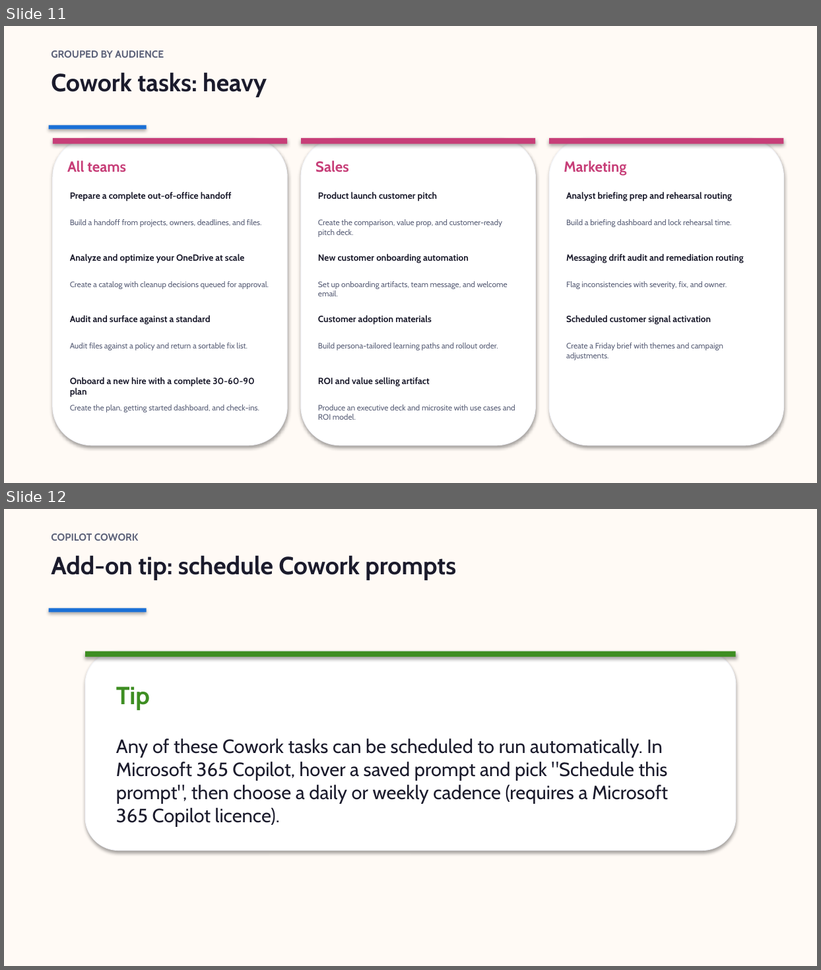
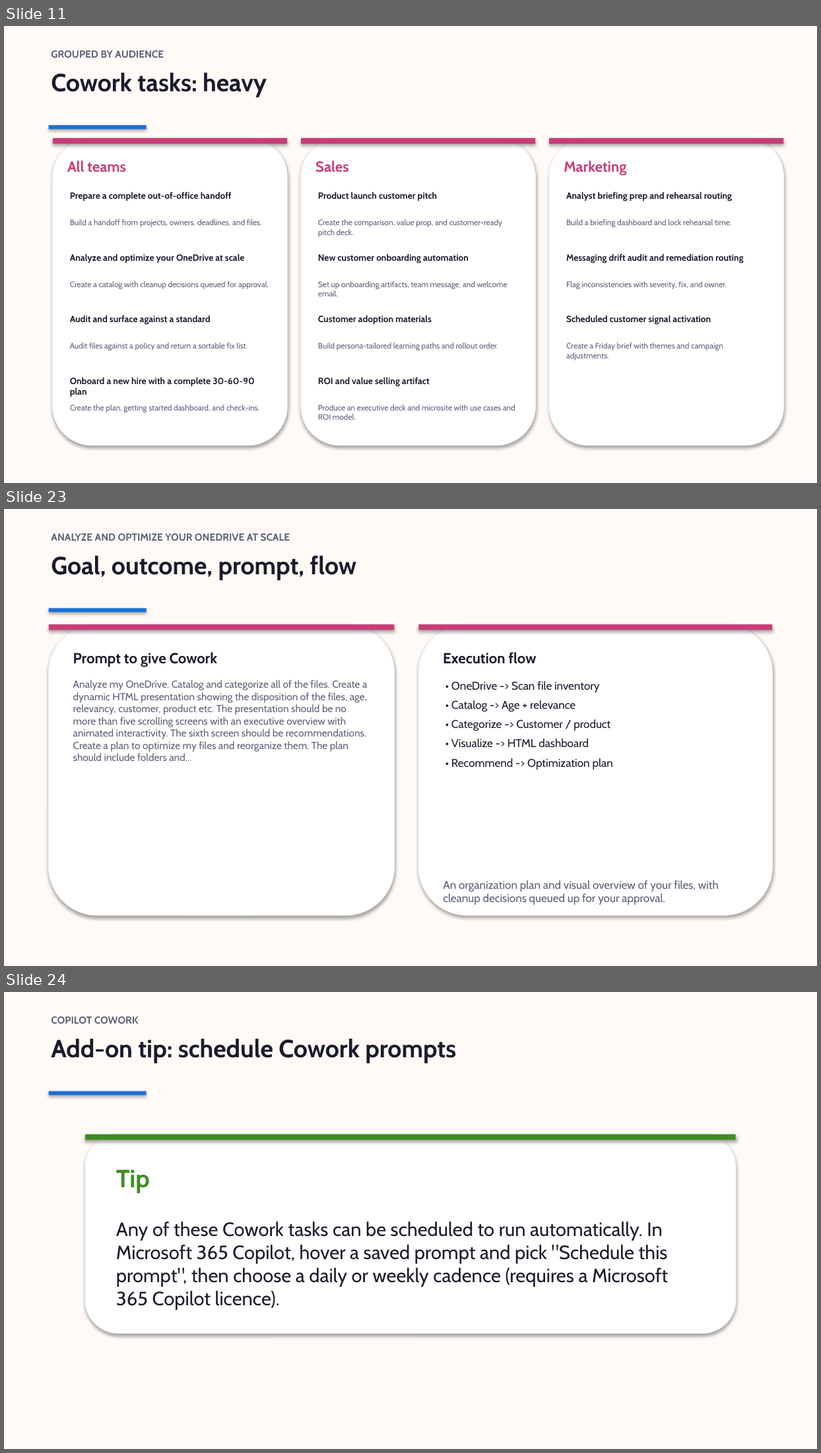
Before and after one commit to steffiyappy/copilot-what-to-use-when, a slide deck: slides/business-lite.pptx. Shown one above the other, each under a label of ours: slides 11 and 12 before the commit, slides 11, 23 and 24 after it; the slides between them are not shown. The pictures are 821x970 and 821x1453 pixels, drawn with LibreOffice and Linux fonts; fonts in the diff are those of the drawing. Boxes give left, top, right and bottom in pixels: in the first picture for what was removed or moved away, otherwise in the second. Text is boxed around its words. In the diff, an @@ line names an element or a change of style, - is before the commit and + after.

```diff
--- a/slides/business-lite.pptx
+++ b/slides/business-lite.pptx
@@ slide 23 added at (4,509,817,966), background #FFFAF5 @@
@@ text added at (51,533,290,541), 9 pt, text #5A6078, bold @@
+ANALYZE AND OPTIMIZE YOUR ONEDRIVE AT SCALE
@@ text added at (51,555,357,580), 22 pt, text #1B1B2C, bold @@
+Goal, outcome, prompt, flow
@@ rectangle added at (49,608,147,612), fill #1A6FD6 @@
@@ rounded rectangle added at (49,625,394,916), fill #FFFFFF, outline #F6F7FB 0.75 pt @@
@@ rectangle added at (49,625,394,630), fill #C73E78 @@
@@ rounded rectangle added at (418,625,772,916), fill #FFFFFF, outline #F6F7FB 0.75 pt @@
@@ rectangle added at (418,625,772,630), fill #C73E78 @@
@@ text added at (73,652,217,667), 13 pt, text #1B1B2C, bold @@
+Prompt to give Cowork
@@ text added at (443,652,537,664), 13 pt, text #1B1B2C, bold @@
+Execution flow
@@ text added at (73,680,367,761), 9 pt, text #5A6078 @@
+Analyze my OneDrive. Catalog and categorize all of the files. Create a dynamic HTML presentation showing the disposition of the files, age, relevancy, customer, product etc. The presentation should be no more than five scrolling screens with an executive overview with animated interactivity. The sixth screen should be recommendations. Create a plan to optimize my files and reorganize them. The plan should include folders and...
@@ text added at (451,681,613,770), 10 pt, text #1B1B2C @@
+• OneDrive -> Scan file inventory
+• Catalog -> Age + relevance
+• Categorize -> Customer / product
+• Visualize -> HTML dashboard
+• Recommend -> Optimization plan
@@ text added at (443,881,719,905), 10 pt, text #5A6078 @@
+An organization plan and visual overview of your files, with cleanup decisions queued up for your approval.
@@ what was slide 12 is now slide 24 @@
```
Also in this commit, not shown: 11 other slides added, 8 other files.
